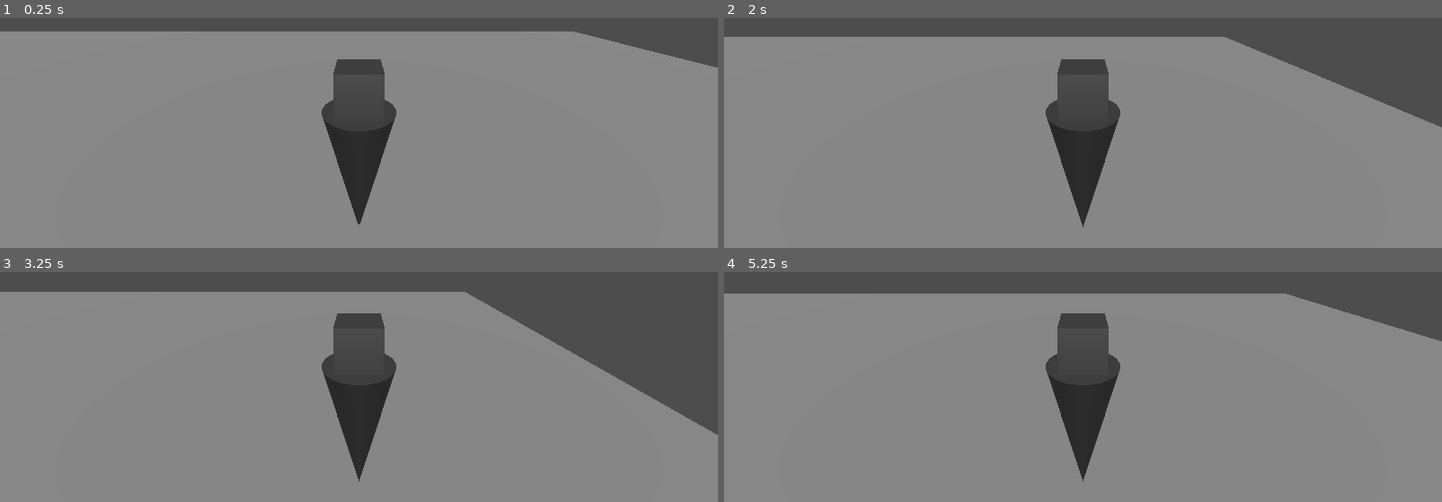
Above: before the commit, frames 1-4 (two rows, left to right).
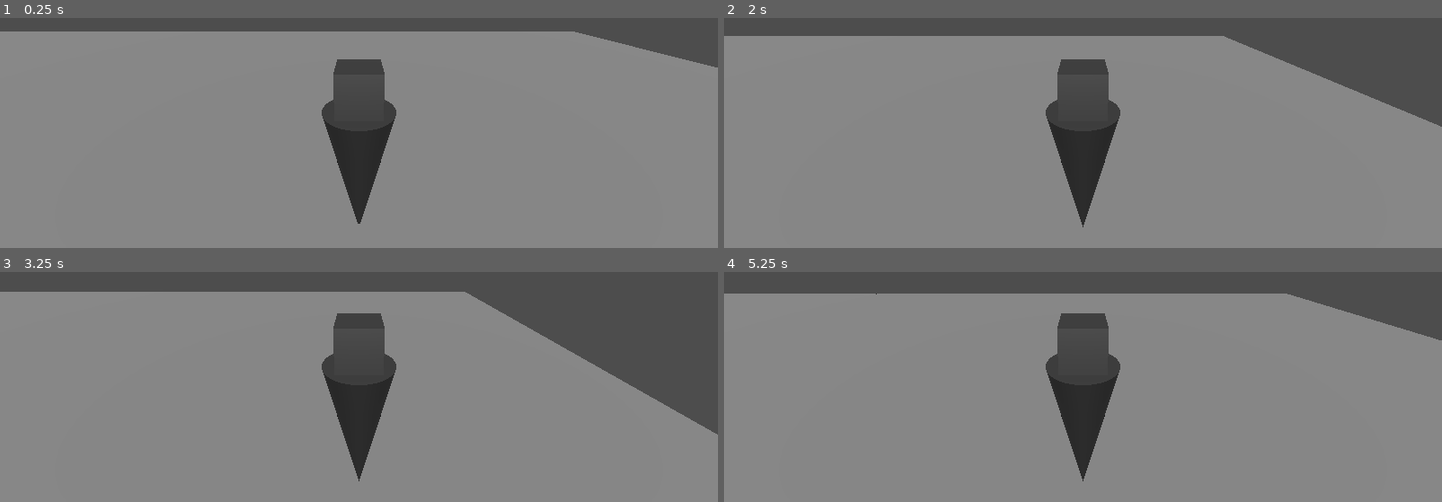
Above: after the commit, the same moments.

Repository: scooter-dev/bosh-rush-jam-2025
Game: Godot game, scene res://city.tscn
The game is run twice, just before and just after one commit, with the same random seed, the same clock (stepped at 60 frames per second) and the same inputs.
Inputs (mouse positions are in pixels of both pictures, inside the frame that each line leads up to):
- Up to frame 1 (0.25 s): no input
- Up to frame 2 (2 s): tap Enter (ui_accept) at 0.5, 0.77, 1.52 s; move the mouse to (1240, 27) at 0.52 s; hold Right (ui_right) 0.53-1.28 s; tap S (BW, bound only after the commit) at 0.6 s; tap W (FW, bound only after the commit) at 0.8, 1.35 s; move the mouse to (939, 66) at 1.27 s; hold Down (ui_down) from 1.28 s (still down); tap A (L, bound only after the commit) at 1.55 s
- Up to frame 3 (3.25 s): move the mouse to (outside the picture) at 2.02 s; release Down (ui_down) at 2.03 s; hold Right (ui_right) 2.03-2.78 s; tap A (L, bound only after the commit) at 2.1 s; tap Alt (LOCK_MOUSE, bound only after the commit) at 2.3, 2.85 s; move the mouse to (323, 380) at 2.77 s; hold Up (ui_up) from 2.78 s (still down); tap Enter (ui_accept) at 3.02 s; tap D (R, bound only after the commit) at 3.05 s
- Up to frame 4 (5.25 s): move the mouse to (1298, 361) at 3.52 s; release Up (ui_up) at 3.53 s; hold Left (ui_left) 3.53-5.03 s; tap D (R, bound only after the commit) at 3.6 s; tap Enter (ui_accept) at 3.77, 4.52 s; tap S (BW, bound only after the commit) at 3.8, 4.35 s; move the mouse to (outside the picture) at 4.27 s; tap W (FW, bound only after the commit) at 4.55, 5.1 s; move the mouse to (1118, 299) at 5.02 s; hold Down (ui_down) from 5.03 s (still down)

The runs differ from the first frame. In frame 1, less than 0.1% of the frame differs, in the area x 49-89%, y 10-90%; in frame 2, 0.3%, in the area x 0-100%, y 7-48%; in frame 3, less than 0.1%; in frame 4, less than 0.1%.

Commit message:
basic player controller

Diff:
--- /dev/null
+++ b/SRC/Players/cam_y.gd
@@ -0,0 +1,10 @@
+extends Node3D
+
+class_name PlayerCamera
+
+@export var cam_x: Node3D
+
+
+func _physics_process(delta: float) -> void:
+	rotate_y(-PlayerInput.l_udrl.x)
+	cam_x.rotation.x = clamp(cam_x.rotation.x - PlayerInput.l_udrl.y, -PI/2, PI/2)
--- /dev/null
+++ b/SRC/Players/ground_rays.gd
@@ -0,0 +1,25 @@
+extends Node3D
+
+class_name GroundRays
+
+var ground : Node3D = null
+var groundDistance : float = 50.0
+var groundNormal : Vector3 = Vector3.UP
+
+func _ready() -> void:
+	if multiplayer.get_unique_id() != get_multiplayer_authority():
+		queue_free()
+
+const angleLimit : float = cos(deg_to_rad(40))
+
+func _physics_process(delta: float) -> void:
+	ground = null
+	groundDistance = 50.0
+	groundNormal = Vector3.UP
+	for ray : RayCast3D in get_children():
+		if ray.get_collider():
+			var gDist : float = global_position.y - ray.get_collision_point().y
+			var gNorm : Vector3 = ray.get_collision_normal()
+			if gDist < groundDistance and gNorm.dot(Vector3.UP) > angleLimit:
+				groundDistance = gDist
+				groundNormal = gNorm
--- /dev/null
+++ b/SRC/Players/player.gd
@@ -0,0 +1,8 @@
+extends CharacterBody3D
+
+class_name Player
+
+var isLocal : bool = false
+
+func _enter_tree() -> void:
+	isLocal = multiplayer.get_unique_id() == get_multiplayer_authority()
--- /dev/null
+++ b/SRC/Players/player.tscn
@@ -0,0 +1,65 @@
+[gd_scene load_steps=7 format=3 uid="uid://cwx4jjndqj8qk"]
+
+[ext_resource type="Script" uid="uid://b7l51o8lmkd8g" path="res://SRC/Players/ground_rays.gd" id="1_ba1eo"]
+[ext_resource type="Script" uid="uid://cnxi2off87ibd" path="res://SRC/Players/player.gd" id="1_j67wp"]
+[ext_resource type="Script" uid="uid://cbb60yhym36tt" path="res://SRC/Players/player_movement.gd" id="3_33ruk"]
+[ext_resource type="Script" uid="uid://imyaliika6c5" path="res://SRC/Players/cam_y.gd" id="4_r8rhy"]
+
+[sub_resource type="CapsuleShape3D" id="CapsuleShape3D_wercd"]
+radius = 0.35
+height = 1.52082
+
+[sub_resource type="SphereShape3D" id="SphereShape3D_ba1eo"]
+radius = 0.63639
+
+[node name="Player" type="CharacterBody3D"]
+up_direction = Vector3(0, -1, 0)
+wall_min_slide_angle = 0.0
+floor_max_angle = 0.0
+floor_snap_length = 0.05
+script = ExtResource("1_j67wp")
+
+[node name="WalkCollisionShape" type="CollisionShape3D" parent="."]
+transform = Transform3D(1, 0, 0, 0, 1, 0, 0, 0, 1, 0, 0.994285, 0)
+shape = SubResource("CapsuleShape3D_wercd")
+
+[node name="StumbleCollisionShape" type="CollisionShape3D" parent="."]
+transform = Transform3D(1, 0, 0, 0, 1, 0, 0, 0, 1, 0, 1.11201, 0)
+shape = SubResource("SphereShape3D_ba1eo")
+disabled = true
+
+[node name="GroundRays" type="Node3D" parent="."]
+script = ExtResource("1_ba1eo")
+
+[node name="RayCast3D" type="RayCast3D" parent="GroundRays"]
+transform = Transform3D(1, 0, 0, 0, 1, 0, 0, 0, 1, 0, 0.594571, 0)
+
+[node name="RayCast3D2" type="RayCast3D" parent="GroundRays"]
+transform = Transform3D(1, 0, 0, 0, 1, 0, 0, 0, 1, -0.266605, 0.594571, 0)
+
+[node name="RayCast3D3" type="RayCast3D" parent="GroundRays"]
+transform = Transform3D(1, 0, 0, 0, 1, 0, 0, 0, 1, 0.267, 0.594088, 0)
+
+[node name="RayCast3D4" type="RayCast3D" parent="GroundRays"]
+transform = Transform3D(-4.37114e-08, 0, -1, 0, 1, 0, 1, 0, -4.37114e-08, 0.000197556, 0.594571, -0.266802)
+
+[node name="RayCast3D5" type="RayCast3D" parent="GroundRays"]
+transform = Transform3D(-4.37114e-08, 0, -1, 0, 1, 0, 1, 0, -4.37114e-08, 0.000197533, 0.594088, 0.266802)
+
+[node name="Movement" type="Node" parent="." node_paths=PackedStringArray("player", "camera", "groundRays")]
+script = ExtResource("3_33ruk")
+player = NodePath("..")
+camera = NodePath("../CamY")
+groundRays = NodePath("../GroundRays")
+
+[node name="CamY" type="Node3D" parent="." node_paths=PackedStringArray("cam_x")]
+transform = Transform3D(1, 0, 0, 0, 1, 0, 0, 0, 1, 0, 1.4857, 0)
+script = ExtResource("4_r8rhy")
+cam_x = NodePath("CamX")
+
+[node name="CamX" type="Node3D" parent="CamY"]
+
+[node name="Cam" type="Camera3D" parent="CamY/CamX"]
+current = true
+fov = 90.0
+far = 200.0
--- /dev/null
+++ b/SRC/Players/player_movement.gd
@@ -0,0 +1,81 @@
+extends Node
+
+class_name PlayerMovement
+
+enum {M_FALLING, M_GROUNDED, M_RAGDOLL, M_CROUCHED}
+
+@export var player : Player
+@export var camera : PlayerCamera
+@export var groundRays : GroundRays
+
+var movementMode : int = M_FALLING
+var velocity : Vector3 = Vector3()
+var acceleration : float = 72.0
+var damping : float = 16.0
+var jumpImpulse : float = 4.0
+
+##Proceses the movement mode for the current frame
+func mMode() -> void:
+	match movementMode:
+		M_GROUNDED:
+			if groundRays.groundDistance > 0.325:
+				setMMode(M_FALLING)
+		M_FALLING:
+			if groundRays.groundDistance < 0.0 and velocity.y < 3.0:
+				setMMode(M_GROUNDED)
+		M_RAGDOLL:
+			pass
+		M_CROUCHED:
+			pass
+
+##Sets the movement mode do newMMode, doing any necessary tasks for the switch. Always use this to change movement mode.
+func setMMode(newMMode : int) -> void:
+
+	match movementMode:
+		M_GROUNDED:
+			match newMMode:
+				M_FALLING:
+					pass #TODO reparent player to world, don't forget multiplayer
+		M_FALLING:
+			match newMMode:
+				M_GROUNDED:
+					pass #TODO reparent player to ground, don't forget multiplayer
+
+	movementMode = newMMode
+
+##Starts the player reparenting operations
+func reparentPlayer(reparentTo : Node3D) -> void:
+	reparentPlayerRPC.rpc(reparentTo)
+
+##Reparents the player character to a new node on all clients, making sure everything is synced up. Needs to be called from reparentPlayer or with RPC.
+@rpc("authority", "call_local", "reliable")
+func reparentPlayerRPC(reparentTo : Node3D) -> void:
+	player.reparent(reparentTo)
+
+func _physics_process(delta: float) -> void:
+	if player.isLocal:
+		velocity = player.get_real_velocity()
+		mMode()
+
+		var dir : Vector3 = PlayerInput.fbrl.x * camera.global_basis.x + PlayerInput.fbrl.y * camera.global_basis.z
+		dir = dir.limit_length()
+
+		match movementMode:
+			M_GROUNDED:
+				velocity.x -= velocity.x * delta * damping
+				velocity.z -= velocity.z * delta * damping
+
+				velocity += dir * delta * acceleration
+
+				velocity.y = clamp(-groundRays.groundDistance * 1200.0 * delta, -6, 6)
+			M_FALLING:
+				velocity.y = clamp(velocity.y - ProjectSettings.get_setting("physics/3d/default_gravity") * delta, -30, 30)
+			M_RAGDOLL:
+				pass
+			M_CROUCHED:
+				pass
+
+		player.velocity = velocity
+		player.move_and_slide()
+	else:
+		pass
--- /dev/null
+++ b/SRC/Singletons/OptionsManager.gd
@@ -0,0 +1,4 @@
+extends Node
+
+var mouseSensitivity : float = 0.0025
+var controllerSensitivity : float = 0.01
--- /dev/null
+++ b/SRC/Singletons/PlayerInput.gd
@@ -0,0 +1,27 @@
+extends Node
+
+var fbrl : Vector2
+var ml_udrl : Vector2
+var l_udrl : Vector2
+
+signal interact
+signal jump
+signal primary
+signal secondary
+signal back
+signal SWL
+signal SWR
+
+func _input(event: InputEvent) -> void:
+	if event is InputEventMouseMotion:
+		ml_udrl = event.relative
+
+func _physics_process(delta: float) -> void:
+	l_udrl = Input.get_vector("L_L","L_R","L_D","L_U",0.1) * OptionsManager.controllerSensitivity + ml_udrl * OptionsManager.mouseSensitivity
+
+	fbrl = Input.get_vector("L","R","FW","BW",0.1)
+
+	if Input.is_action_just_pressed("LOCK_MOUSE"):
+		Input.mouse_mode = Input.MOUSE_MODE_CAPTURED if Input.mouse_mode != Input.MOUSE_MODE_CAPTURED else Input.MOUSE_MODE_VISIBLE
+
+	set_deferred("ml_udrl", Vector2())
--- /dev/null
+++ b/Scenes/MechInterior/mech_interior.tscn
@@ -0,0 +1,45 @@
+[gd_scene load_steps=5 format=3 uid="uid://dmwqsyuko7i5"]
+
+[ext_resource type="PackedScene" uid="uid://cwx4jjndqj8qk" path="res://SRC/Players/player.tscn" id="1_1dw0v"]
+
+[sub_resource type="PhysicalSkyMaterial" id="PhysicalSkyMaterial_1dw0v"]
+
+[sub_resource type="Sky" id="Sky_biro4"]
+sky_material = SubResource("PhysicalSkyMaterial_1dw0v")
+
+[sub_resource type="Environment" id="Environment_am3ep"]
+background_mode = 2
+sky = SubResource("Sky_biro4")
+
+[node name="MechInterior" type="Node3D"]
+
+[node name="CSG" type="Node3D" parent="."]
+
+[node name="CSGBox3D" type="CSGBox3D" parent="CSG"]
+use_collision = true
+size = Vector3(12, 1, 12)
+
+[node name="CSGBox3D2" type="CSGBox3D" parent="CSG"]
+transform = Transform3D(1, 0, 0, 0, 1, 0, 0, 0, 1, -6.5, 1.5, 0)
+use_collision = true
+size = Vector3(1, 4, 12)
+
+[node name="CSGBox3D3" type="CSGBox3D" parent="CSG"]
+transform = Transform3D(1, 0, 0, 0, 1, 0, 0, 0, 1, 6.5, 1.5, 0)
+use_collision = true
+size = Vector3(1, 4, 12)
+
+[node name="CSGBox3D4" type="CSGBox3D" parent="CSG"]
+transform = Transform3D(1, 0, 0, 0, 1, 0, 0, 0, 1, 0, 1.5, -6.5)
+use_collision = true
+size = Vector3(12, 4, 1)
+
+[node name="DirectionalLight3D" type="DirectionalLight3D" parent="."]
+transform = Transform3D(0.707107, 0.5, -0.5, 0, 0.707107, 0.707107, 0.707107, -0.5, 0.5, 0, 3, 0)
+shadow_enabled = true
+
+[node name="Player" parent="." instance=ExtResource("1_1dw0v")]
+transform = Transform3D(1, 0, 0, 0, 1, 0, 0, 0, 1, 0, 3, 0)
+
+[node name="WorldEnvironment" type="WorldEnvironment" parent="."]
+environment = SubResource("Environment_am3ep")
--- a/project.godot
+++ b/project.godot
@@ -14,6 +14,15 @@
 run/main_scene="uid://by3t1v2htia6n"
 config/features=PackedStringArray("4.4", "Forward Plus")
 config/icon="res://icon.svg"
+
+[autoload]
+
+OptionsManager="*res://SRC/Singletons/OptionsManager.gd"
+PlayerInput="*res://SRC/Singletons/PlayerInput.gd"
+
+[display]
+
+window/vsync/vsync_mode=2
 
 [input]
 
@@ -57,3 +66,85 @@
 , Object(InputEventKey,"resource_local_to_scene":false,"resource_name":"","device":-1,"window_id":0,"alt_pressed":false …(183 unchanged characters)…
 ]
 }
+FW={
+"deadzone": 0.2,
+"events": [Object(InputEventKey,"resource_local_to_scene":false,"resource_name":"","device":-1,"window_id":0,"alt_pressed":false,"shift_pressed":false,"ctrl_pressed":false,"meta_pressed":false,"pressed":false,"keycode":0,"physical_keycode":87,"key_label":0,"unicode":119,"location":0,"echo":false,"script":null)
+]
+}
+BW={
+"deadzone": 0.2,
+"events": [Object(InputEventKey,"resource_local_to_scene":false,"resource_name":"","device":-1,"window_id":0,"alt_pressed":false,"shift_pressed":false,"ctrl_pressed":false,"meta_pressed":false,"pressed":false,"keycode":0,"physical_keycode":83,"key_label":0,"unicode":115,"location":0,"echo":false,"script":null)
+]
+}
+L={
+"deadzone": 0.2,
+"events": [Object(InputEventKey,"resource_local_to_scene":false,"resource_name":"","device":-1,"window_id":0,"alt_pressed":false,"shift_pressed":false,"ctrl_pressed":false,"meta_pressed":false,"pressed":false,"keycode":0,"physical_keycode":65,"key_label":0,"unicode":97,"location":0,"echo":false,"script":null)
+]
+}
+R={
+"deadzone": 0.2,
+"events": [Object(InputEventKey,"resource_local_to_scene":false,"resource_name":"","device":-1,"window_id":0,"alt_pressed":false,"shift_pressed":false,"ctrl_pressed":false,"meta_pressed":false,"pressed":false,"keycode":0,"physical_keycode":68,"key_label":0,"unicode":100,"location":0,"echo":false,"script":null)
+]
+}
+L_U={
+"deadzone": 0.2,
+"events": []
+}
+L_D={
+"deadzone": 0.2,
+"events": []
+}
+L_R={
+"deadzone": 0.2,
+"events": []
+}
+L_L={
+"deadzone": 0.2,
+"events": []
+}
+INTERACT={
+"deadzone": 0.2,
+"events": [Object(InputEventKey,"resource_local_to_scene":false,"resource_name":"","device":-1,"window_id":0,"alt_pressed":false,"shift_pressed":false,"ctrl_pressed":false,"meta_pressed":false,"pressed":false,"keycode":0,"physical_keycode":69,"key_label":0,"unicode":101,"location":0,"echo":false,"script":null)
+]
+}
+PRIMARY={
+"deadzone": 0.2,
+"events": [Object(InputEventMouseButton,"resource_local_to_scene":false,"resource_name":"","device":-1,"window_id":0,"alt_pressed":false,"shift_pressed":false,"ctrl_pressed":false,"meta_pressed":false,"button_mask":1,"position":Vector2(160, 14),"global_position":Vector2(169, 62),"factor":1.0,"button_index":1,"canceled":false,"pressed":true,"double_click":false,"script":null)
+]
+}
+SECONDARY={
+"deadzone": 0.2,
+"events": [Object(InputEventMouseButton,"resource_local_to_scene":false,"resource_name":"","device":-1,"window_id":0,"alt_pressed":false,"shift_pressed":false,"ctrl_pressed":false,"meta_pressed":false,"button_mask":2,"position":Vector2(105, 15),"global_position":Vector2(114, 63),"factor":1.0,"button_index":2,"canceled":false,"pressed":true,"double_click":false,"script":null)
+]
+}
+BACK={
+"deadzone": 0.2,
+"events": [Object(InputEventKey,"resource_local_to_scene":false,"resource_name":"","device":-1,"window_id":0,"alt_pressed":false,"shift_pressed":false,"ctrl_pressed":false,"meta_pressed":false,"pressed":false,"keycode":0,"physical_keycode":4194305,"key_label":0,"unicode":0,"location":0,"echo":false,"script":null)
+, Object(InputEventKey,"resource_local_to_scene":false,"resource_name":"","device":-1,"window_id":0,"alt_pressed":false,"shift_pressed":false,"ctrl_pressed":false,"meta_pressed":false,"pressed":false,"keycode":0,"physical_keycode":81,"key_label":0,"unicode":113,"location":0,"echo":false,"script":null)
+]
+}
+SWITCH_L={
+"deadzone": 0.2,
+"events": [Object(InputEventMouseButton,"resource_local_to_scene":false,"resource_name":"","device":-1,"window_id":0,"alt_pressed":false,"shift_pressed":false,"ctrl_pressed":false,"meta_pressed":false,"button_mask":16,"position":Vector2(274, 13),"global_position":Vector2(283, 61),"factor":1.0,"button_index":5,"canceled":false,"pressed":true,"double_click":false,"script":null)
+]
+}
+SWITCH_R={
+"deadzone": 0.2,
+"events": [Object(InputEventMouseButton,"resource_local_to_scene":false,"resource_name":"","device":-1,"window_id":0,"alt_pressed":false,"shift_pressed":false,"ctrl_pressed":false,"meta_pressed":false,"button_mask":8,"position":Vector2(163, 25),"global_position":Vector2(172, 73),"factor":1.0,"button_index":4,"canceled":false,"pressed":true,"double_click":false,"script":null)
+]
+}
+JUMP={
+"deadzone": 0.2,
+"events": [Object(InputEventKey,"resource_local_to_scene":false,"resource_name":"","device":-1,"window_id":0,"alt_pressed":false,"shift_pressed":false,"ctrl_pressed":false,"meta_pressed":false,"pressed":false,"keycode":0,"physical_keycode":32,"key_label":0,"unicode":32,"location":0,"echo":false,"script":null)
+]
+}
+LOCK_MOUSE={
+"deadzone": 0.2,
+"events": [Object(InputEventKey,"resource_local_to_scene":false,"resource_name":"","device":-1,"window_id":0,"alt_pressed":false,"shift_pressed":false,"ctrl_pressed":false,"meta_pressed":false,"pressed":false,"keycode":0,"physical_keycode":4194328,"key_label":0,"unicode":0,"location":0,"echo":false,"script":null)
+]
+}
+
+[physics]
+
+common/physics_ticks_per_second=120
+common/max_physics_steps_per_frame=10
Not shown, added: SRC/Players/cam_y.gd.uid
Not shown, added: SRC/Players/ground_rays.gd.uid
Not shown, added: SRC/Players/player.gd.uid
Not shown, added: SRC/Players/player_movement.gd.uid
Not shown, added: SRC/Singletons/OptionsManager.gd.uid
Not shown, added: SRC/Singletons/PlayerInput.gd.uid
